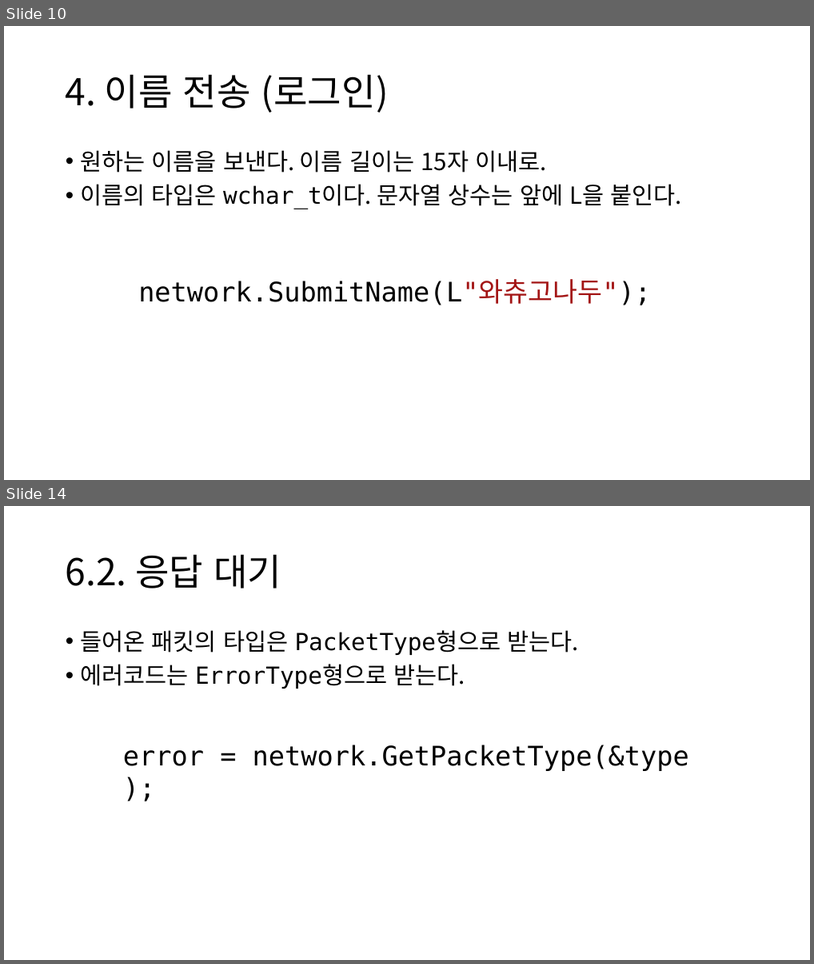
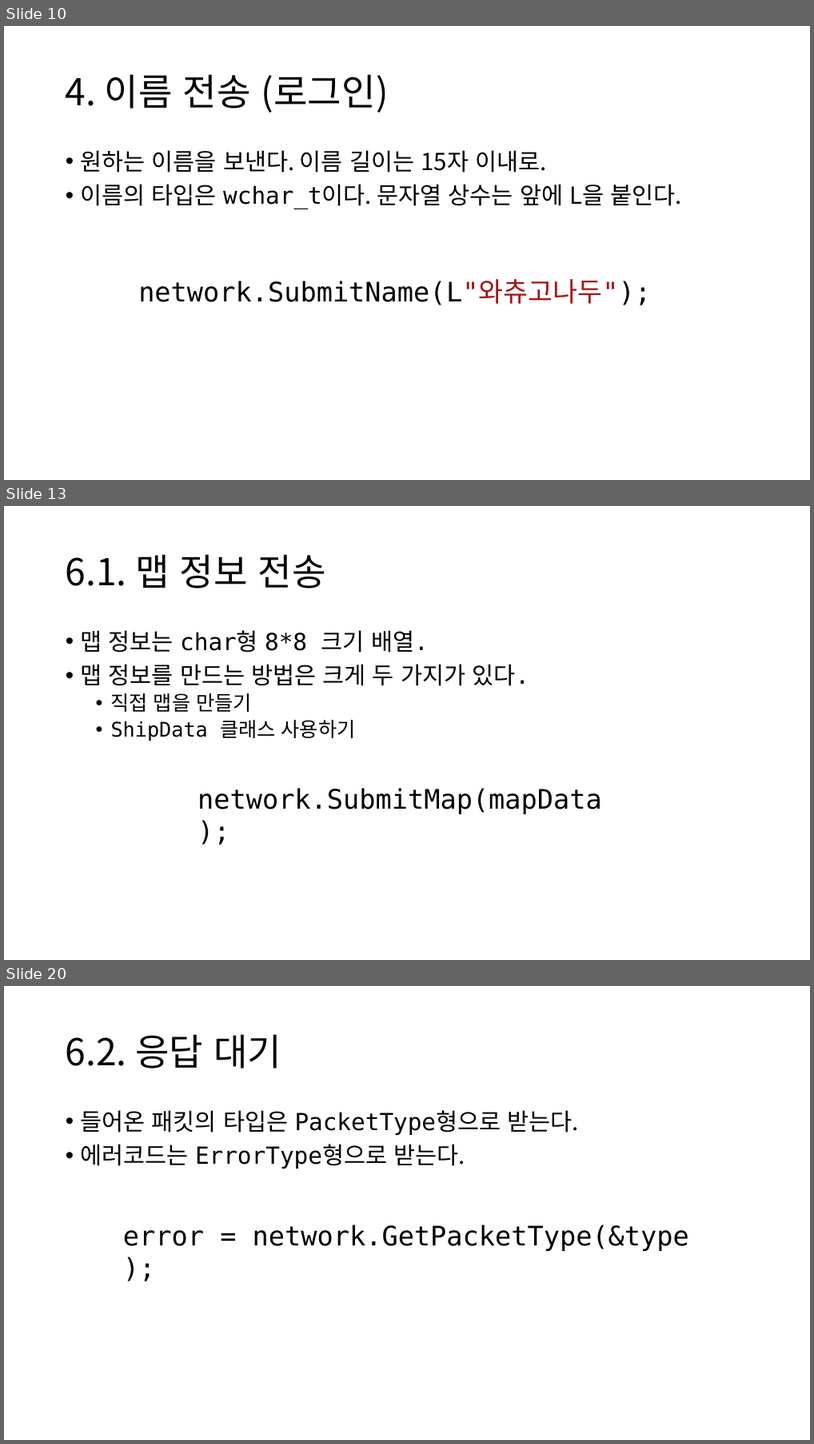
Before and after one commit to namse/BGNL, a slide deck: BGNL사용법설명.pptx. Shown one above the other, each under a label of ours: slides 10 and 14 before the commit, slides 10, 13 and 20 after it; the slides between them are not shown. The pictures are 814x964 and 814x1444 pixels, drawn with LibreOffice and Linux fonts; fonts in the diff are those of the drawing. Boxes give left, top, right and bottom in pixels: in the first picture for what was removed or moved away, otherwise in the second. Text is boxed around its words. In the diff, an @@ line names an element or a change of style, - is before the commit and + after.

```diff
--- a/BGNL사용법설명.pptx
+++ b/BGNL사용법설명.pptx
@@ slide 13 added at [4, 506, 810, 960], background #FFFFFF @@
@@ title added at [66, 554, 326, 588], 44 pt, text #000000 @@
+6.1. 맵 정보 전송
@@ text added at [81, 630, 530, 741], 28 pt, text #000000 @@
+• 맵 정보는 char형 8*8 크기 배열.
+• 맵 정보를 만드는 방법은 크게 두 가지가 있다.
+  • 직접 맵을 만들기
+  • ShipData 클래스 사용하기
@@ text added at [198, 788, 602, 814], 32 pt, text #000000 @@
+network.SubmitMap(mapData);
@@ what was slide 14 is now slide 20 @@
```
Also in this commit, not shown: 6 slides changed, 7 other slides added, 2 slides removed, 5 other files.
